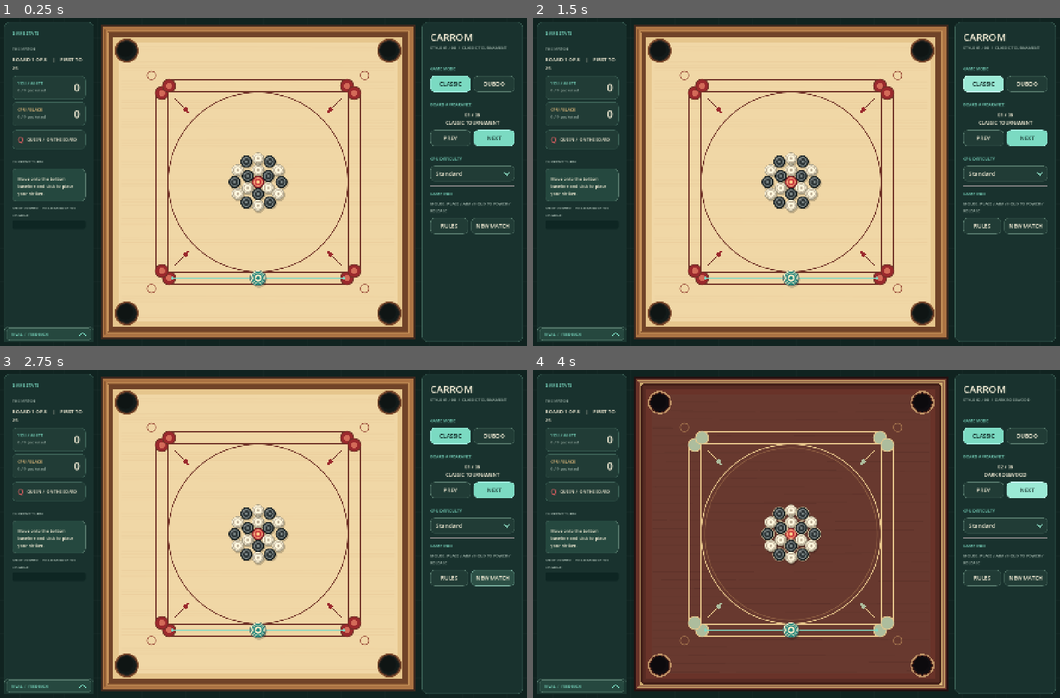
Above: before the commit, frames 1-4 (two rows, left to right).
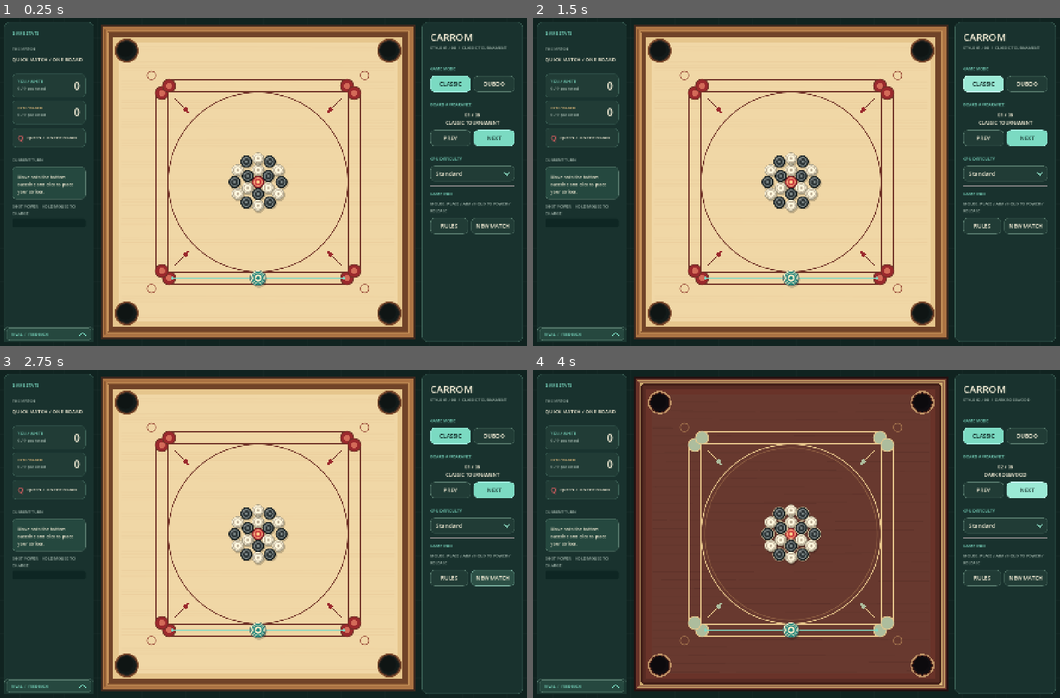
Above: after the commit, the same moments.

Repository: Tekknobot/carromclassic
Game: Godot game, scene res://scenes/main.tscn
Two runs of this game, one before a commit and one after it. Both use one fixed random seed, a clock stepped at 60 frames per second and the inputs below.
Inputs:
- Up to frame 1 (0.25 s): no input
- Up to frame 2 (1.5 s): click "CLASSIC" at 0.5 s; click "CLASSIC" at 1.25 s
- Up to frame 3 (2.75 s): click "NEW MATCH" at 2 s
- Up to frame 4 (4 s): click "NEW MATCH" at 2.75 s; click "NEXT" at 3.5 s

The runs differ from the first frame. In frame 1, 1.1% of the frame differs, in the area x 2-17%, y 12-61%; in frame 2, 1.1%; in frame 3, 1.1%; in frame 4, 1.1%.

Commit message:
Reduce to quick match for each mode.

Diff:
--- a/scripts/game.gd
+++ b/scripts/game.gd
@@ -20,7 +20,7 @@
 const MOBILE_DIFFICULTY_ARROW := preload("res://assets/difficulty_arrow_mobile.png")
 const DESKTOP_DIFFICULTY_ARROW := preload("res://assets/difficulty_arrow_desktop.png")
 const MOBILE_MENU_BUTTON := preload("res://scripts/mobile_menu_icon.gd")
-const MAX_BOARD_COUNT := 8
+const MAX_BOARD_COUNT := 1
 const MATCH_TARGET := 25
 const MIN_SHOT_SPEED := 320.0
 const MAX_SHOT_SPEED := 1425.0
@@ -531,7 +531,7 @@
 	_label(stats, "GAME STATS", 12, MINT)
 	_sidebar_rule(stats)
 	_label(stats, "THE MATCH", 11, MUTED)
-	match_info = _label(stats, "BOARD 1 OF 8  /  FIRST TO 25", 14, TEXT, true)
+	match_info = _label(stats, "QUICK MATCH / ONE BOARD", 14, TEXT, true)
 	match_info.custom_minimum_size.y = 38
 	var scoreboard := VBoxContainer.new()
 	scoreboard.add_theme_constant_override("separation", 8)
@@ -1782,7 +1782,14 @@
 	main_score_black.text = str(_pocketed_count("black")) if duboo_mode else str(totals[1])
 	coins_white.text = "OF 9 POCKETED" if duboo_mode else "%d / 9 pocketed" % _pocketed_count("white")
 	coins_black.text = "OF 9 POCKETED" if duboo_mode else "%d / 9 pocketed" % _pocketed_count("black")
-	match_info.text = "DUBOO   /   ONE BOARD" if duboo_mode else ("BOARD %d OF %d    |    FIRST TO %d" % [board_number, MAX_BOARD_COUNT, MATCH_TARGET])
+	if duboo_mode:
+		match_info.text = "DUBOO / ONE BOARD"
+	elif MAX_BOARD_COUNT == 1:
+		match_info.text = "QUICK MATCH / ONE BOARD"
+	else:
+		match_info.text = "BOARD %d OF %d / FIRST TO %d" % [
+			board_number, MAX_BOARD_COUNT, MATCH_TARGET
+		]
 	if pending_queen != -1:
 		queen_text.text = "  QUEEN  /  %s MUST COVER" % ("YOU" if pending_queen == 0 else "CPU")
 	elif queen_owner != -1:
